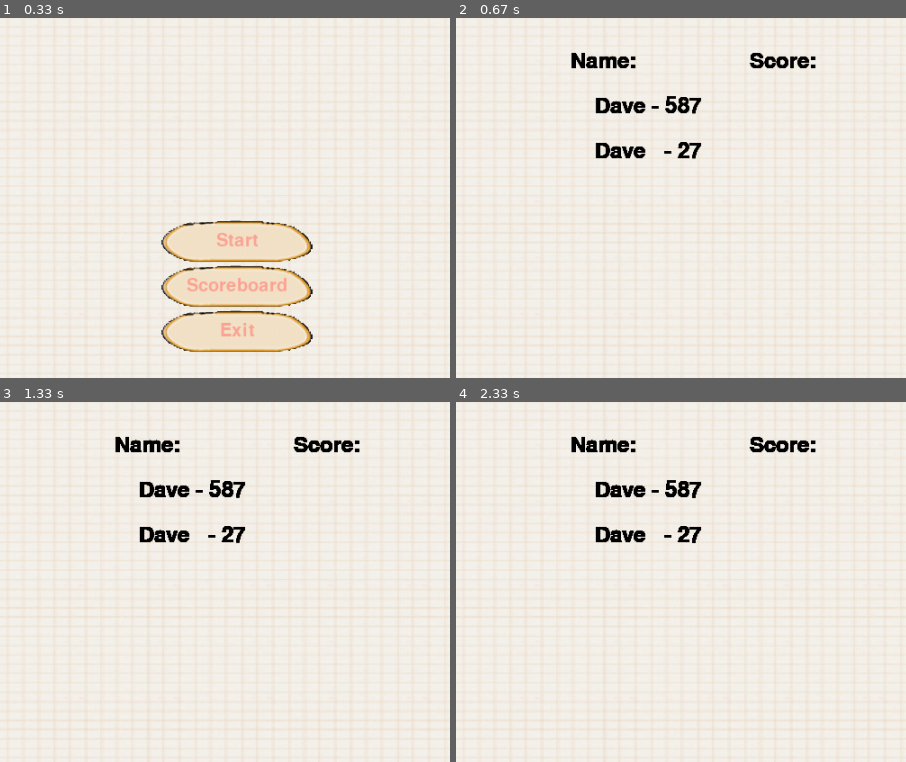
Above: before the commit, frames 1-4 (two rows, left to right).
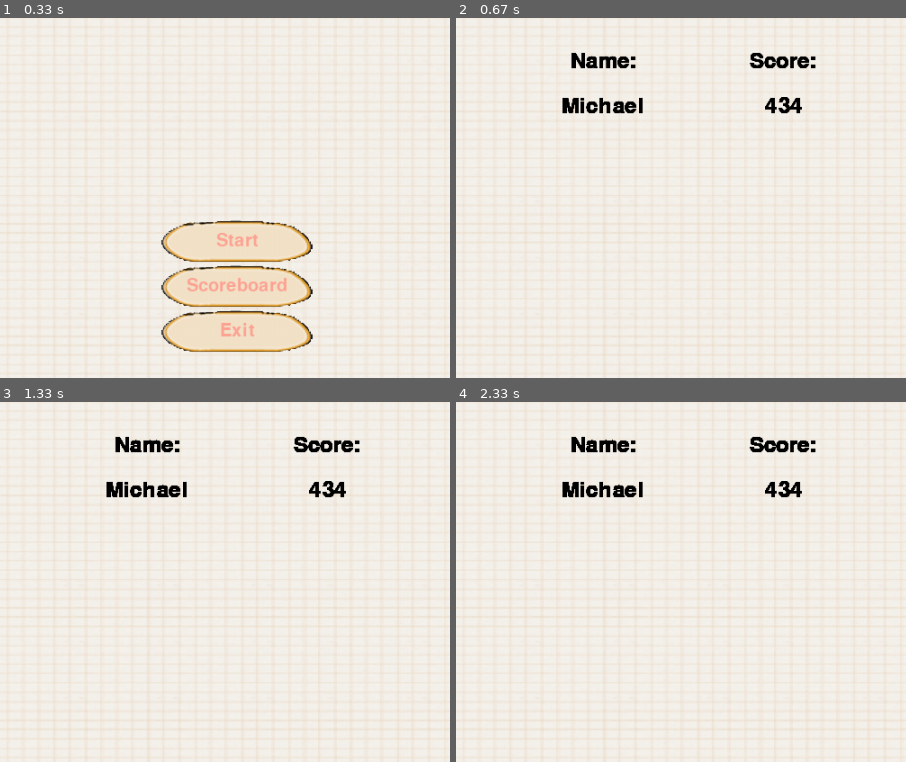
Above: after the commit, the same moments.

Repository: evgenyshaikovskiy/doodle-jump-pygame
Game: pygame game, started from src/main.py
Same seed, same stepped clock (60 frames per second), same inputs: the game is played once before the commit and once after it.
Inputs (mouse positions are % of the whole screen's width and height, from its top left):
- Up to frame 1 (0.33 s): no input
- Up to frame 2 (0.67 s): click (50, 44) at 0.38 s
- Up to frame 3 (1.33 s): click (46, 54) at 0.88 s
- Up to frame 4 (2.33 s): no input
The pictures show only the part of the screen within x 24-74%, y 7-57%; the shares and areas given below are measured in that part.

Frame 1 is identical in both runs. In frame 2, 1.6% of the frame differs, in the area x 23-77%, y 21-40%; in frame 3, 1.6%; in frame 4, 1.6%.

Commit message:
fix scoreboard alignment

Diff:
--- a/src/locations/scoreboard.py
+++ b/src/locations/scoreboard.py
@@ -40,15 +40,22 @@
         if len(sorted_scores) > 10:
             sorted_scores = sorted_scores[:10]
 
-        x_align = 450
+        x_align = 400
         y_align = 150
         for key_value in sorted_scores:
             record = TextSprite(
                 x_align,
                 y_align,
-                text=f'{key_value[0]} - {key_value[1]}'
+                text=f'{key_value[0]}'
             )
 
+            y_align += 50
+            self.controls_captions.add(record)
+
+        y_align = 150
+        x_align = 600
+        for key_value in sorted_scores:
+            record = TextSprite(x_align, y_align, text=f'{key_value[1]}')
             y_align += 50
             self.controls_captions.add(record)
 
--- a/src/utility/scores.json
+++ b/src/utility/scores.json
@@ -1,4 +1,3 @@
 {
-    "Dave": 587,
-    "Dave  ": 27
+    "Michael": 434
 }
